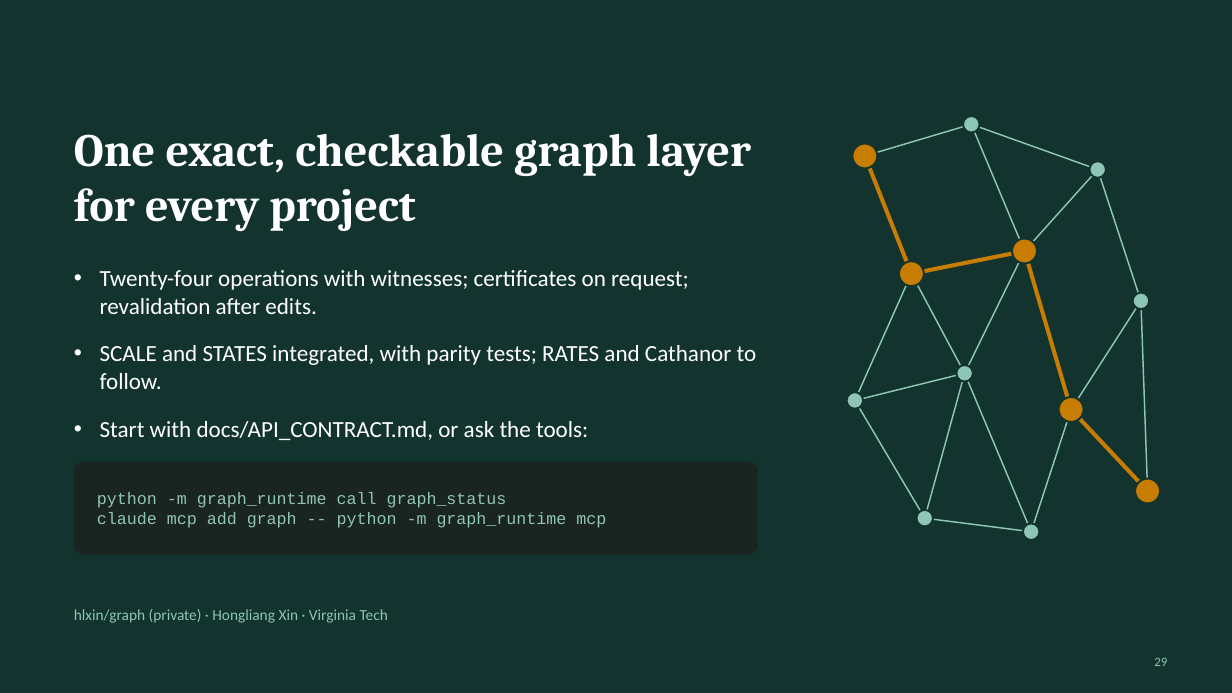
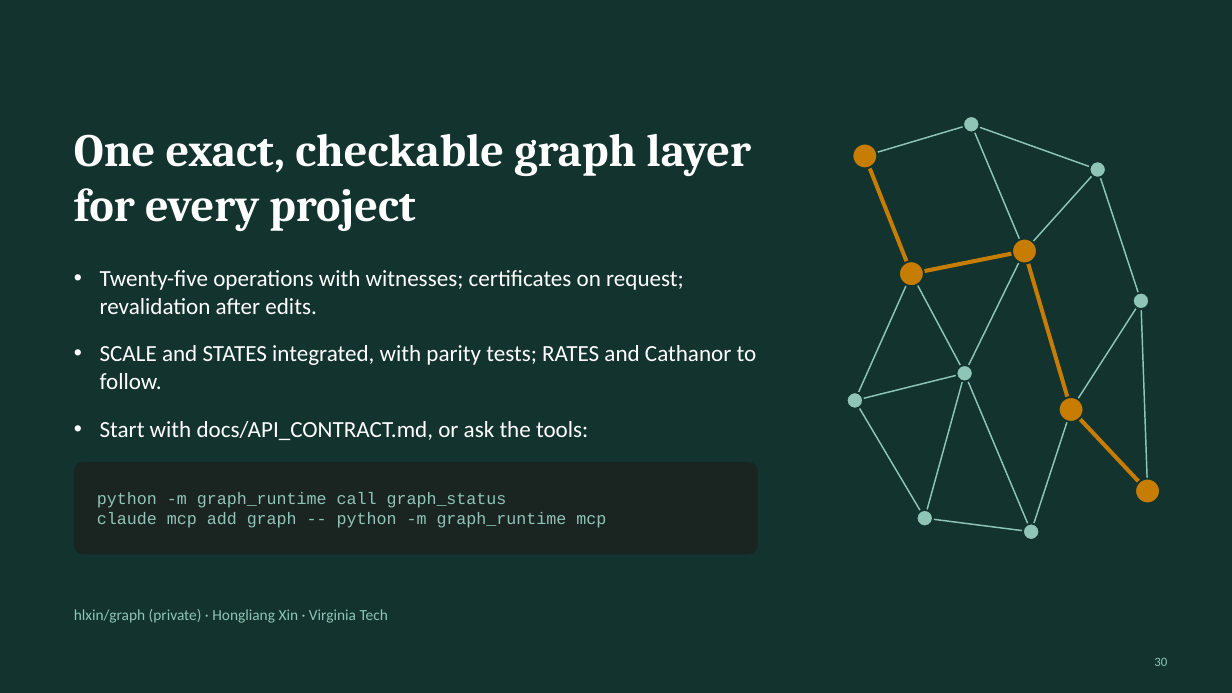
Before and after one commit to hlxin/graph, a slide deck: slide 30 of docs/GRAPH_slides.pptx (slide 29 before the commit). Drawn at 1232x693 pixels with LibreOffice and Linux fonts; fonts in the diff are those of the drawing. Boxes give left, top, right and bottom in pixels: in the first picture for what was removed or moved away, otherwise in the second. Text is boxed around its words. In the diff, an @@ line names an element or a change of style, - is before the commit and + after.

```diff
--- a/docs/GRAPH_slides.pptx
+++ b/docs/GRAPH_slides.pptx
@@ text at (x1=100, y1=270, x2=684, y2=314): text changed @@
-• Twenty-four operations with witnesses; certificates on request; revalidation after edits.
+• Twenty-five operations with witnesses; certificates on request; revalidation after edits.
@@ page number at (x1=1154, y1=658, x2=1167, y2=666): text changed @@
-29
+30
```
Also in this commit, not shown: 7 other slides changed, 1 slide added, 3 other files.
